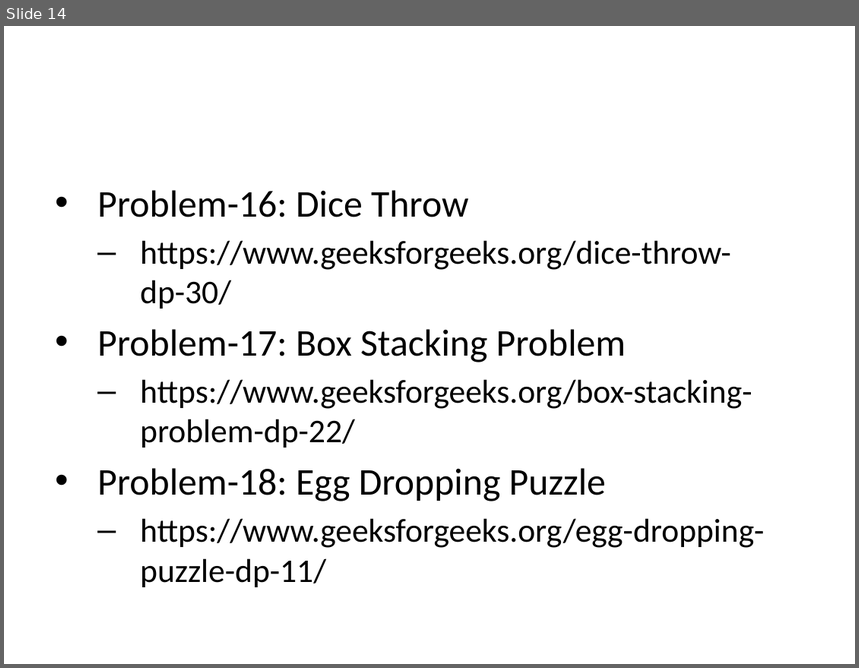
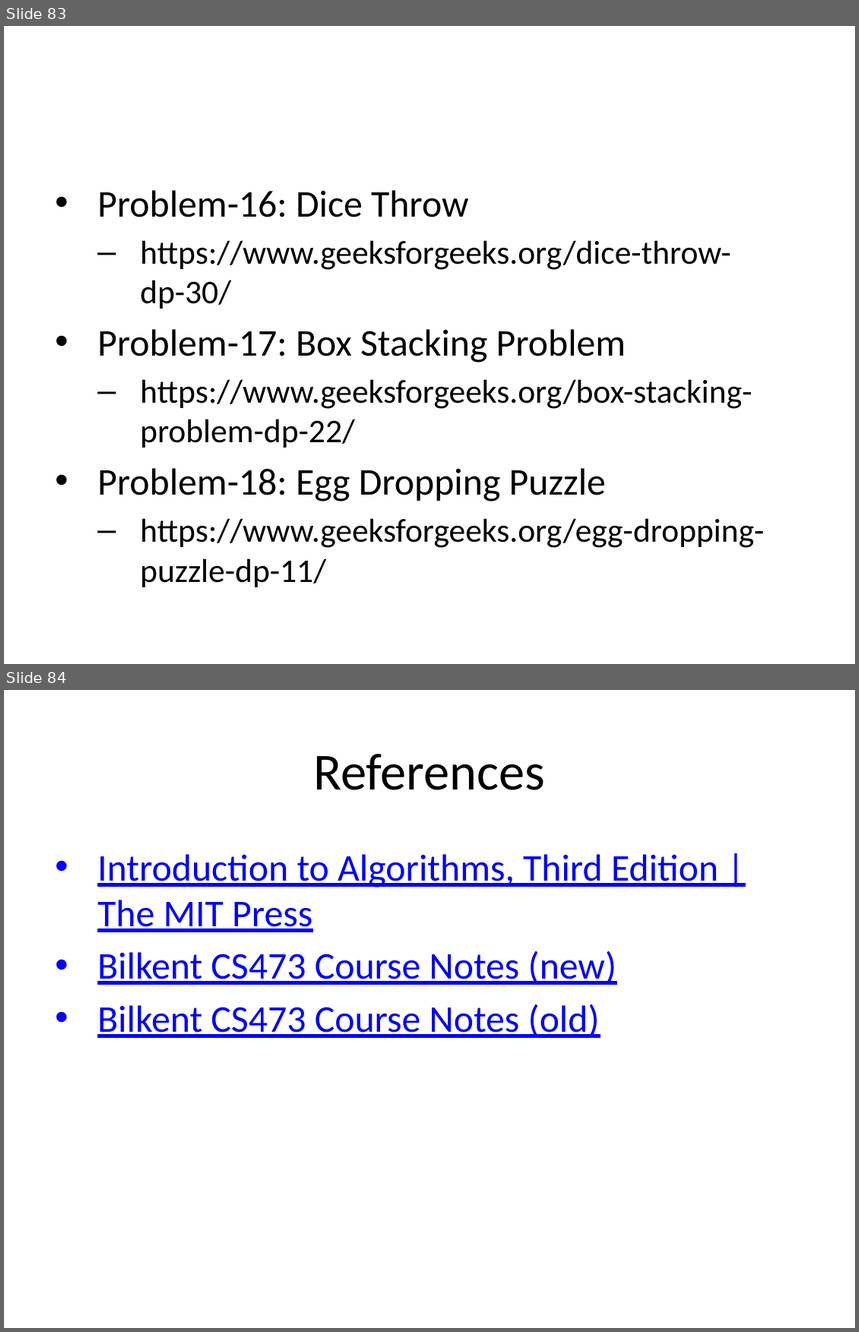
Before and after one commit to ucoruh/ce100-algorithms-and-programming-II, a slide deck: docs/week-6/ce100-week-6-lcs.md_word.pptx. Shown one above the other, each under a label of ours: slide 14 before the commit, slides 83 and 84 after it. The pictures are 859x668 and 859x1332 pixels, drawn with LibreOffice and Linux fonts; fonts in the diff are those of the drawing. Boxes give left, top, right and bottom in pixels: in the first picture for what was removed or moved away, otherwise in the second. Text is boxed around its words. In the diff, an @@ line names an element or a change of style, - is before the commit and + after.

```diff
--- a/docs/week-6/ce100-week-6-lcs.md_word.pptx
+++ b/docs/week-6/ce100-week-6-lcs.md_word.pptx
@@ slide 84 added at [4, 690, 855, 1328], background #FFFFFF @@
@@ title added at [313, 754, 545, 790], 44 pt, text #000000 @@
+References
@@ text added at [97, 854, 718, 1038], 32 pt, text #0000FF, underline @@
+• Introduction to Algorithms, Third Edition | The MIT Press
+• Bilkent CS473 Course Notes (new)
+• Bilkent CS473 Course Notes (old)
@@ what was slide 14 is now slide 83 @@
```
Also in this commit, not shown: 2 slides changed, 70 other slides added, 1 slide removed, 38 other files.
